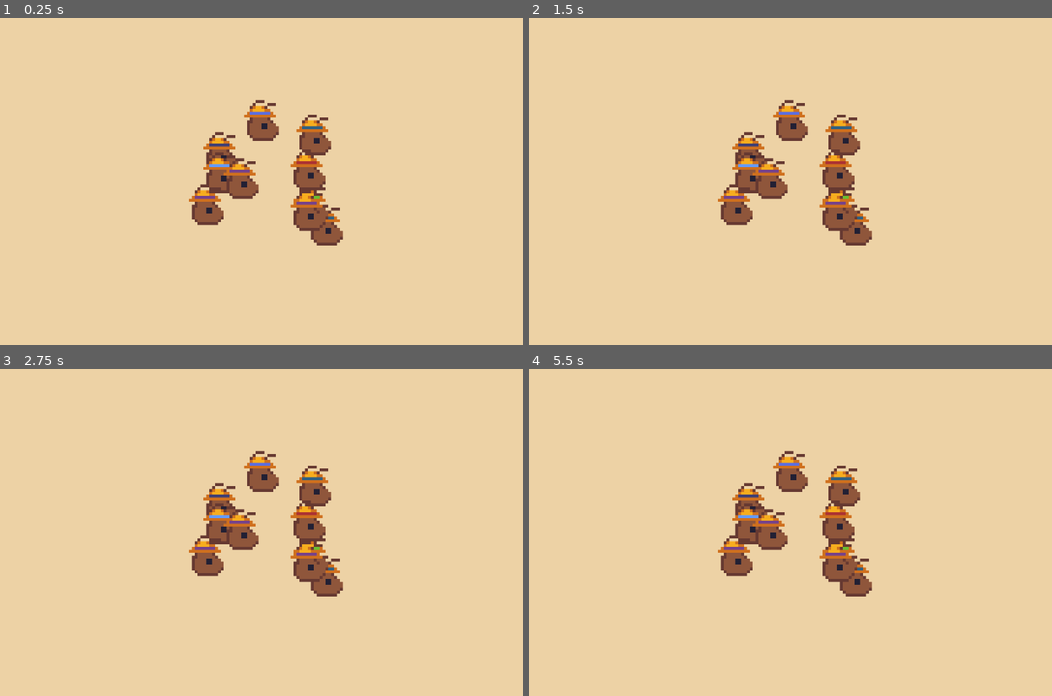
Above: before the commit, frames 1-4 (two rows, left to right).
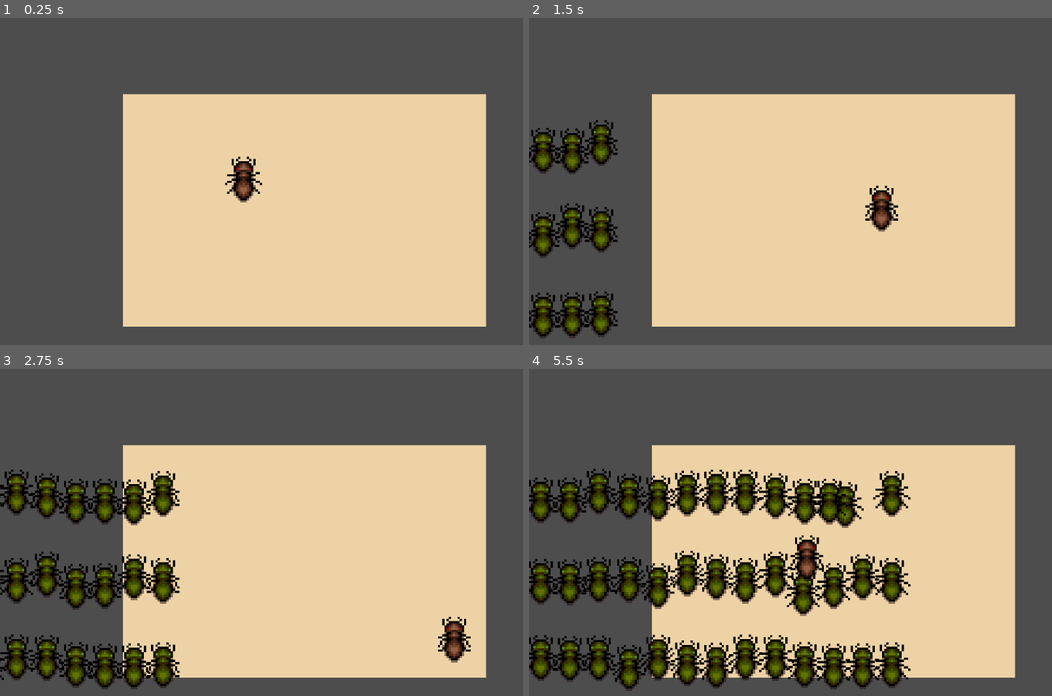
Above: after the commit, the same moments.

Repository: olferuk/gmtk-gamejam-2025
Game: Godot game, scene res://scenes/ants_test.tscn
Same seed, same stepped clock (60 frames per second), same inputs: the game is played once before the commit and once after it.
Inputs:
- Up to frame 1 (0.25 s): no input
- Up to frame 2 (1.5 s): hold Right (ui_right) 0.53-1.28 s; hold Down (ui_down) from 1.28 s (still down)
- Up to frame 3 (2.75 s): release Down (ui_down) at 2.03 s; hold Right (ui_right) from 2.03 s (still down)
- Up to frame 4 (5.5 s): release Right (ui_right) at 2.78 s; hold Up (ui_up) 2.78-3.53 s; hold Left (ui_left) 3.53-5.03 s; hold Down (ui_down) from 5.03 s (still down)

The runs differ from the first frame. In frame 1, 56% of the frame differs, in the area x 0-100%, y 0-100%; in frame 2, 56%; in frame 3, 59%; in frame 4, 67%.

Commit message:
gen waves

Diff:
--- a/scenes/_obsolete/main.tscn
+++ b/scenes/_obsolete/main.tscn
@@ -1,7 +1,7 @@
 [gd_scene load_steps=3 format=3 uid="uid://b6gx4hhc6ifcx"]
 
-[ext_resource type="Script" uid="uid://dyq87ys8q3u4n" path="res://src/_obsolete/ant_mill.gd" id="1_ant_mill_script"]
-[ext_resource type="PackedScene" uid="uid://choluaobbfxji" path="res://scenes/_obsolete/player.tscn" id="2_player_scene"]
+[ext_resource type="Script" path="res://src/_obsolete/ant_mill.gd" id="1_ant_mill_script"]
+[ext_resource type="PackedScene" uid="uid://choluaobbfxji" path="res://scenes/game_objects/player.tscn" id="2_player_scene"]
 
 [node name="Main" type="Node2D"]
 
--- a/scenes/ants_test.tscn
+++ b/scenes/ants_test.tscn
@@ -1,6 +1,7 @@
-[gd_scene load_steps=2 format=3 uid="uid://dcttlg3dxwyti"]
+[gd_scene load_steps=3 format=3 uid="uid://dcttlg3dxwyti"]
 
 [ext_resource type="Script" uid="uid://bxl812y3ypeft" path="res://src/ants_test.gd" id="1_tkyur"]
+[ext_resource type="PackedScene" uid="uid://choluaobbfxji" path="res://scenes/game_objects/player.tscn" id="2_player"]
 
 [node name="Main" type="Node2D"]
 script = ExtResource("1_tkyur")
@@ -18,5 +19,6 @@
 
 [node name="Ants" type="Node2D" parent="."]
 
+[node name="Player" parent="." instance=ExtResource("2_player")]
+
 [node name="Camera2D" type="Camera2D" parent="."]
-zoom = Vector2(4, 4)
--- a/scenes/_obsolete/enemy.tscn
+++ b/scenes/game_objects/enemy.tscn
@@ -1,26 +1,26 @@
 [gd_scene load_steps=10 format=3 uid="uid://b1nnwiyfy1b5a"]
 
-[ext_resource type="Script" uid="uid://b7dvncg1vquai" path="res://src/_obsolete/enemy.gd" id="1_j82xs"]
-[ext_resource type="Texture2D" uid="uid://4f1sq861grep" path="res://vfx/_obsolete/Ants.png" id="2_t0gvx"]
+[ext_resource type="Script" uid="uid://dfmpsgvh5ffob" path="res://src/enemy.gd" id="1_3sg7k"]
+[ext_resource type="Texture2D" uid="uid://4f1sq861grep" path="res://vfx/_obsolete/Ants.png" id="2_mmiis"]
 
 [sub_resource type="AtlasTexture" id="AtlasTexture_3sg7k"]
-atlas = ExtResource("2_t0gvx")
+atlas = ExtResource("2_mmiis")
 region = Rect2(540, 288, 90, 96)
 
 [sub_resource type="AtlasTexture" id="AtlasTexture_mmiis"]
-atlas = ExtResource("2_t0gvx")
+atlas = ExtResource("2_mmiis")
 region = Rect2(630, 288, 90, 96)
 
 [sub_resource type="AtlasTexture" id="AtlasTexture_lwxo6"]
-atlas = ExtResource("2_t0gvx")
+atlas = ExtResource("2_mmiis")
 region = Rect2(540, 288, 90, 96)
 
 [sub_resource type="AtlasTexture" id="AtlasTexture_75w5e"]
-atlas = ExtResource("2_t0gvx")
+atlas = ExtResource("2_mmiis")
 region = Rect2(630, 288, 90, 96)
 
 [sub_resource type="AtlasTexture" id="AtlasTexture_mor4x"]
-atlas = ExtResource("2_t0gvx")
+atlas = ExtResource("2_mmiis")
 region = Rect2(720, 288, 90, 96)
 
 [sub_resource type="SpriteFrames" id="SpriteFrames_pnyev"]
@@ -55,7 +55,7 @@
 height = 40.0
 
 [node name="Enemy" type="CharacterBody2D"]
-script = ExtResource("1_j82xs")
+script = ExtResource("1_3sg7k")
 
 [node name="AnimatedSprite2D" type="AnimatedSprite2D" parent="."]
 position = Vector2(1, -19)
--- a/scenes/_obsolete/player.tscn
+++ b/scenes/game_objects/player.tscn
@@ -1,6 +1,6 @@
 [gd_scene load_steps=10 format=3 uid="uid://choluaobbfxji"]
 
-[ext_resource type="Script" uid="uid://c6vbu8pcuvb7o" path="res://src/_obsolete/player.gd" id="1_ne3qo"]
+[ext_resource type="Script" uid="uid://dhypx2u2wrt7o" path="res://src/player.gd" id="1_ne3qo"]
 [ext_resource type="Texture2D" uid="uid://4f1sq861grep" path="res://vfx/_obsolete/Ants.png" id="2_6qfcv"]
 
 [sub_resource type="AtlasTexture" id="AtlasTexture_jlhh2"]
--- a/src/_obsolete/ant_mill.gd
+++ /dev/null
@@ -1,99 +0,0 @@
-extends Node2D
-
-class_name AntMill
-
-@export var enemy_scene: PackedScene = preload(
-	"res://scenes/game_objects/enemy.tscn"
-)
-@export var min_radius: float = 160.0
-@export var max_radius: float = 1000.0
-@export var circle_count: int = 10
-@export var ants_per_circle: int = 12
-
-var center_position: Vector2
-var active_ants: Array[Enemy] = []
-var player_node: CharacterBody2D = null
-
-const HAT_ATLAS = preload("res://vfx/sprite_sheets/Ants-hats-export.png")
-const HAT_ATLAS_BUGS = preload("res://vfx/sprite_sheets/Bugs-hats-export.png")
-const HAT_ROWS = 8
-const HAT_COLUMNS = 12
-
-var HAT_SIZE := HAT_ATLAS.get_size() / Vector2(HAT_COLUMNS, HAT_ROWS)
-
-const THE_ROW = 3
-const THE_ROW_BUGS = 0
-const HATS_INDICES = [0, 1, 2, 3]
-const HATS_INDICES_BUGS = [0, 1, 2, 3, 4]
-
-func _ready():
-	center_position = Vector2.ZERO
-	call_deferred("_find_player")
-	generate_all_ants()
-
-func generate_all_ants():
-	var radius_step = (max_radius - min_radius) / float(circle_count - 1)
-
-	for circle_index in range(circle_count):
-		var current_radius = min_radius + (radius_step * circle_index)
-
-		# More ants on outer circles (proportional to circumference)
-		var ants_on_this_circle = int(
-			ants_per_circle * (current_radius / min_radius)
-		)
-		# Minimum 6 ants per circle
-		ants_on_this_circle = max(ants_on_this_circle, 6)
-
-		var angle_step = TAU / float(ants_on_this_circle)
-
-		# Random offset for each circle to avoid perfect alignment
-		var circle_offset = randf() * angle_step
-
-		for ant_index in range(ants_on_this_circle):
-			var ant_angle = (ant_index * angle_step) + circle_offset
-			spawn_ant_at_position(current_radius, ant_angle)
-
-func spawn_ant_at_position(radius: float, angle: float):
-	var new_ant = enemy_scene.instantiate() as Enemy
-	add_child(new_ant)
-
-	# Initialize ant with circle parameters
-	new_ant.initialize(center_position, radius, angle)
-
-	# Set player reference for interaction
-	if player_node != null:
-		new_ant.set_player_reference(player_node)
-
-	active_ants.append(new_ant)
-
-	give_ant_hat(new_ant)
-
-func give_ant_hat(ant: Enemy):
-	var for_bug = randi() % 2
-	var index: int
-	var atlas: Texture2D
-	if for_bug:
-		index = HATS_INDICES_BUGS[randi() % len(HATS_INDICES_BUGS)]
-		atlas = HAT_ATLAS_BUGS
-	else:
-		index = HATS_INDICES[randi() % len(HATS_INDICES)]
-		atlas = HAT_ATLAS
-	var row = THE_ROW_BUGS if for_bug else THE_ROW
-	var region = Rect2(
-		index*HAT_SIZE.x,
-		row*HAT_SIZE.y,
-		HAT_SIZE.x,
-		HAT_SIZE.y
-	)
-	ant.get_hat(index, atlas, region)
-
-func _find_player():
-	# Find player node in parent
-	var main_node = get_parent()
-	if main_node:
-		player_node = main_node.get_node("Player")
-
-		# Update existing ants with player reference
-		for ant in active_ants:
-			if is_instance_valid(ant):
-				ant.set_player_reference(player_node)
--- a/src/_obsolete/enemy.gd
+++ /dev/null
@@ -1,155 +0,0 @@
-extends CharacterBody2D
-
-# Enemy ant that moves in a circle at fixed radius
-class_name Enemy
-
-@export var hat_index: int = 0
-@onready var hat: Sprite2D = $Hat
-
-
-@export var base_speed: float = 60.0
-@export var chaos_factor: float = 0.15 # How much randomness to add
-@export var radius_wobble: float = 20.0 # How much radius can vary
-@export var speed_variation: float = 0.3 # Speed randomness
-@export var player_repulsion_strength: float = 50.0 # How much ants avoid player
-@export var player_repulsion_radius: float = 80.0 # Repulsion distance
-@export var max_velocity: float = 200.0 # Maximum movement speed
-
-var animated_sprite: AnimatedSprite2D
-
-var center_position: Vector2
-var angle: float = 0.0
-var base_radius: float = 0.0 # Original radius
-var current_radius: float = 0.0 # Current radius with wobble
-var angular_speed: float = 0.0
-var speed_multiplier: float = 1.0 # Individual speed variation
-var is_active: bool = false
-
-# Chaos variables
-var noise_time: float = 0.0
-var radius_noise_offset: float = 0.0
-var speed_noise_offset: float = 0.0
-
-# Player interaction
-var player_node: CharacterBody2D = null
-
-func initialize(center: Vector2, radius: float, start_angle: float):
-	center_position = center
-	base_radius = radius
-	current_radius = base_radius
-	angle = start_angle
-
-	# Add individual variations
-	speed_multiplier = 1.0 + randf_range(-speed_variation, speed_variation)
-	radius_noise_offset = randf() * 1000.0 # Random offset for noise sampling
-	speed_noise_offset = randf() * 1000.0
-
-	# Calculate angular speed based on radius (outer circles move slower)
-	angular_speed = (base_speed / max(base_radius, 50.0)) * speed_multiplier
-
-	# Position ant on circle with initial wobble
-	_update_radius_wobble(0.0)
-	global_position = center_position + Vector2(
-		cos(angle) * current_radius,
-		sin(angle) * current_radius
-	)
-
-	is_active = true
-
-	# Get animated sprite reference
-	animated_sprite = $AnimatedSprite2D
-	animated_sprite.play("walk")
-
-func get_hat(index: int, texture: Texture2D, region: Rect2):
-	hat_index = index
-
-	hat.texture = texture
-	hat.region_enabled = true
-	hat.region_rect = region
-
-func _physics_process(delta: float) -> void:
-	if not is_active:
-		return
-
-	noise_time += delta
-
-	# Update radius with wobble and speed variations
-	_update_radius_wobble(delta)
-	_update_speed_variation(delta)
-
-	# Move clockwise around center with current variations
-	angle += angular_speed * speed_multiplier * delta
-
-	# Calculate position on circle with chaos
-	var base_pos = center_position + Vector2(
-		cos(angle) * current_radius,
-		sin(angle) * current_radius
-	)
-
-	# Add small random offset for extra chaos
-	var chaos_offset = Vector2(
-		sin(noise_time * 3.7 + speed_noise_offset) * chaos_factor * 15.0,
-		cos(noise_time * 4.1 + speed_noise_offset) * chaos_factor * 12.0
-	)
-
-	var target_pos = base_pos + chaos_offset
-
-	# Add player repulsion if player exists
-	if player_node != null:
-		var player_repulsion = _calculate_player_repulsion()
-		target_pos += player_repulsion
-
-	# Calculate movement direction (not perfectly tangent for more natural look)
-	var movement_dir = (target_pos - global_position).normalized()
-	var tangent_direction = Vector2(-sin(angle), cos(angle))
-
-	# Blend tangent with actual movement for more natural rotation
-	var final_direction = (
-		tangent_direction * 0.7 + movement_dir * 0.3
-	).normalized().angle() + PI / 2
-	rotation = final_direction
-
-	# Move to target position smoothly with limited speed
-	var desired_velocity = (target_pos - global_position) * 4.0 # Reduced from 8.0
-
-	# Limit maximum velocity to prevent "shooting" on collisions
-	if desired_velocity.length() > max_velocity:
-		desired_velocity = desired_velocity.normalized() * max_velocity
-
-	velocity = desired_velocity
-	move_and_slide()
-
-func _update_radius_wobble(_delta: float):
-	# Use sine waves with different frequencies for smooth radius variation
-	var wobble = sin(noise_time * 2.3 + radius_noise_offset) * radius_wobble * 0.5
-	wobble += sin(noise_time * 1.7 + radius_noise_offset + 50.0) * radius_wobble * 0.3
-	current_radius = base_radius + wobble
-
-func _update_speed_variation(_delta: float):
-	# Subtle speed changes over time
-	var speed_wobble = sin(noise_time * 1.1 + speed_noise_offset) * 0.2
-	speed_multiplier = 1.0 + randf_range(
-		-speed_variation, speed_variation
-	) * 0.5 + speed_wobble
-
-func set_player_reference(player: CharacterBody2D):
-	player_node = player
-
-func _calculate_player_repulsion() -> Vector2:
-	if player_node == null:
-		return Vector2.ZERO
-
-	var distance_to_player = global_position.distance_to(player_node.global_position)
-
-	if distance_to_player > player_repulsion_radius:
-		return Vector2.ZERO
-
-	# Calculate repulsion force (stronger when closer)
-	var repulsion_direction = (
-		global_position - player_node.global_position
-	).normalized()
-	var repulsion_strength = player_repulsion_strength * (
-		1.0 - distance_to_player / player_repulsion_radius
-		)
-
-	return repulsion_direction * repulsion_strength
--- a/src/_obsolete/player.gd
+++ /dev/null
@@ -1,31 +0,0 @@
-extends CharacterBody2D
-
-@export var SPEED = 375.0
-
-@onready var animated_sprite = $AnimatedSprite2D
-
-func _physics_process(_delta: float) -> void:
-	# Get input direction vector for 8-directional movement
-	var input_vector = Input.get_vector(
-		"ui_left", "ui_right", "ui_up", "ui_down"
-	)
-
-	# Apply movement
-	if input_vector != Vector2.ZERO:
-		velocity = input_vector * SPEED
-
-		# Rotate sprite to face movement direction
-		#  (compensate for sprite facing up initially)
-		animated_sprite.rotation = input_vector.angle() + PI / 2
-
-		# Play walk animation if not already playing
-		if animated_sprite.animation != "walk":
-			animated_sprite.play("walk")
-	else:
-		velocity = Vector2.ZERO
-
-		# Play idle animation if not already playing
-		if animated_sprite.animation != "idle":
-			animated_sprite.play("idle")
-
-	move_and_slide()
--- a/src/ants_test.gd
+++ b/src/ants_test.gd
@@ -1,16 +1,66 @@
 extends Node2D
 
+@export var wave_rows: int = 3
+@export var wave_direction: Vector2 = Vector2.RIGHT
+@export var spawn_delay: float = 2.0
+@export var ant_speed: float = 100.0
+@export var ants_per_row: int = 5
+
 @onready var ants: Node2D = $Ants
+@onready var camera: Camera2D = $Camera2D
+@onready var player: CharacterBody2D = $Player
 
-const MONET = preload("res://scenes/game_objects/ant_monet.tscn")
+const ENEMY_SCENE = preload("res://scenes/game_objects/enemy.tscn")
+
+var camera_bounds: Rect2
+var spawn_timer: float = 0.0
 
 func _ready() -> void:
-	for i in range(10):
-		add_ant(false)
+	_calculate_camera_bounds()
+	_spawn_wave()
 
-func add_ant(is_goal: bool):
-	var ant_scene = MONET
-	var ant = ant_scene.instantiate() as AntMonet
-	$Ants.add_child(ant)
-	ant.build(is_goal, randi() % 8, 0)
-	ant.position = Vector2(randi() % 50 - 25, randi() % 50 - 25)
+func _process(delta: float) -> void:
+	spawn_timer += delta
+	if spawn_timer >= spawn_delay:
+		spawn_timer = 0.0
+		_spawn_wave()
+
+	_cleanup_distant_ants()
+
+func _calculate_camera_bounds() -> void:
+	var viewport_size = get_viewport().get_visible_rect().size / camera.zoom
+	var camera_pos = camera.global_position
+
+	camera_bounds = Rect2(
+		camera_pos - viewport_size / 2,
+		viewport_size
+	)
+
+func _spawn_wave() -> void:
+	var start_y = camera_bounds.position.y + camera_bounds.size.y * 0.4
+	var spawn_height = camera_bounds.size.y * 0.5
+	var row_spacing = spawn_height / max(1, wave_rows - 1) if wave_rows > 1 else 0
+
+	for row in range(wave_rows):
+		var y_pos = start_y + row * row_spacing
+		var x_spawn = camera_bounds.position.x - 50
+
+		for ant_idx in range(ants_per_row):
+			var ant = ENEMY_SCENE.instantiate()
+			ants.add_child(ant)
+
+			var spacing = 40.0
+			ant.global_position = Vector2(
+				x_spawn - ant_idx * spacing,
+				y_pos + randf_range(-10, 10)
+			)
+
+			if ant.has_method("set_movement"):
+				ant.set_movement(wave_direction * ant_speed)
+
+func _cleanup_distant_ants() -> void:
+	var cleanup_distance = camera_bounds.size.x * 0.6
+
+	for ant in ants.get_children():
+		if ant.global_position.x > camera_bounds.position.x + camera_bounds.size.x + cleanup_distance:
+			ant.queue_free()
--- /dev/null
+++ b/src/enemy.gd
@@ -0,0 +1,19 @@
+extends CharacterBody2D
+
+@onready var animated_sprite: AnimatedSprite2D = $AnimatedSprite2D
+
+var movement_direction: Vector2 = Vector2.RIGHT
+var movement_speed: float = 100.0
+
+func _ready() -> void:
+	if animated_sprite:
+		animated_sprite.play("walk")
+
+func _physics_process(_delta: float) -> void:
+	velocity = movement_direction * movement_speed
+
+	move_and_slide()
+
+func set_movement(direction_and_speed: Vector2) -> void:
+	movement_direction = direction_and_speed.normalized()
+	movement_speed = direction_and_speed.length()
--- /dev/null
+++ b/src/player.gd
@@ -0,0 +1,61 @@
+extends CharacterBody2D
+
+@export var speed: float = 200.0
+
+@onready var animated_sprite: AnimatedSprite2D = $AnimatedSprite2D
+
+var camera_bounds: Rect2
+
+func _ready() -> void:
+	_update_camera_bounds()
+
+func _physics_process(delta: float) -> void:
+	_update_camera_bounds()
+	_handle_movement(delta)
+	_update_animation()
+	_clamp_to_camera_bounds()
+
+func _handle_movement(_delta: float) -> void:
+	var input_vector = Input.get_vector(
+		"ui_left", "ui_right", "ui_up", "ui_down"
+	)
+
+	if input_vector != Vector2.ZERO:
+		velocity = input_vector * speed
+	else:
+		velocity = Vector2.ZERO
+
+	move_and_slide()
+
+func _update_animation() -> void:
+	if velocity != Vector2.ZERO:
+		if animated_sprite.animation != "walk":
+			animated_sprite.play("walk")
+	else:
+		if animated_sprite.animation != "idle":
+			animated_sprite.play("idle")
+
+func _update_camera_bounds() -> void:
+	var camera = get_viewport().get_camera_2d()
+	if camera:
+		var viewport_size = get_viewport().get_visible_rect().size / camera.zoom
+		var camera_pos = camera.global_position
+
+		camera_bounds = Rect2(
+			camera_pos - viewport_size / 2,
+			viewport_size
+		)
+
+func _clamp_to_camera_bounds() -> void:
+	if camera_bounds.size != Vector2.ZERO:
+		var margin = 20.0
+		global_position.x = clampf(
+			global_position.x,
+			camera_bounds.position.x + margin,
+			camera_bounds.position.x + camera_bounds.size.x - margin
+		)
+		global_position.y = clampf(
+			global_position.y,
+			camera_bounds.position.y + margin,
+			camera_bounds.position.y + camera_bounds.size.y - margin
+		)
Not shown: 1 places in scenes/game_objects/ant.tscn that only renumber resources
Not shown: 1 places in scenes/game_objects/ant_monet.tscn that only renumber resources
Not shown, removed: src/_obsolete/ant_mill.gd.uid
Not shown, removed: src/_obsolete/enemy.gd.uid
Not shown, removed: src/_obsolete/player.gd.uid
Not shown, added: src/enemy.gd.uid
Not shown, added: src/player.gd.uid
